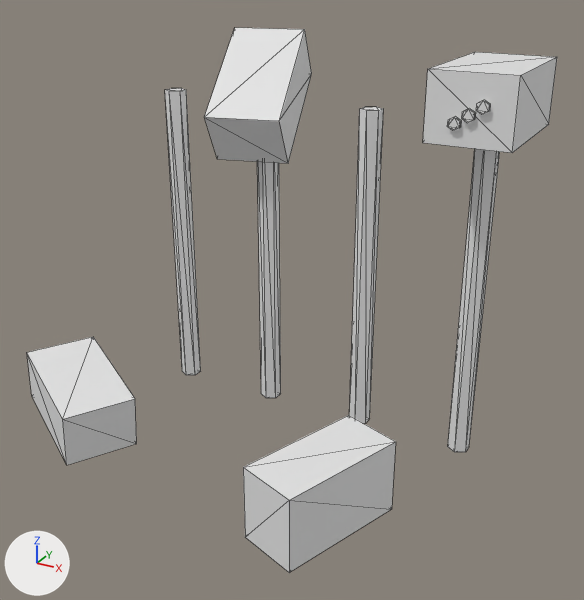
Two versions of the glTF model godot/assets3d/props/mailbox_row_broken.glb, one commit apart.
The view is the same before and after, from a 50 mm camera at (0.96, -1.883, 1.274) aimed at (0.02, -0.174, 0.42). Every picture has the same lights, and +X, +Y and +Z are marked at lower left. The picture after the commit comes second. Mesh edges are drawn as thin lines. Vertices at exactly the same position are counted once.

Objects in the first picture: 'ob'.
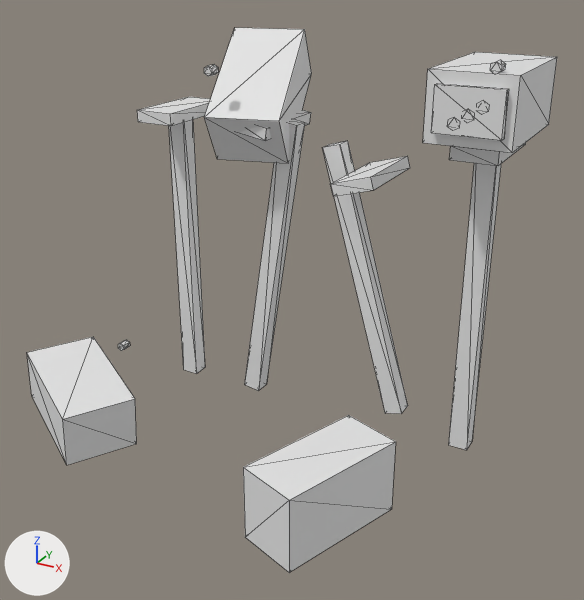
The newer file is also turned or shifted as a whole; pictures and numbers use the older file's frame.

What differs and where, as boxes (x1, y1, x2, y2) in the pictures (584 x 600 px):
part 1 of me_me_1969, added
    after: (169, 120, 205, 374)
part 2 of me_me_1969, added
    after: (137, 97, 210, 126)
part 3 of me_me_1969, added
    after: (449, 163, 501, 450)
part 4 of me_me_1969, added
    after: (449, 143, 526, 166)
part 5 of me_me_1969, added
    after: (431, 83, 509, 141)
part 6 of me_me_1969, added
    after: (118, 340, 130, 351)
part 7 of me_me_1969, added
    after: (204, 64, 218, 76)
part 8 of me_me_1969, added
    after: (490, 60, 505, 73)
part 9 of me_me_1969, rebuilt
    before: (257, 162, 281, 398)
    after: (245, 119, 305, 391)
part 10 of me_me_1969, deleted
    before: (165, 88, 201, 375)
part 11 of me_me_1969, deleted
    before: (349, 107, 384, 423)
part 12 of me_me_1969, deleted
    before: (448, 149, 500, 452)
part 13 of me_me_1969, added
    after: (239, 110, 410, 414)

Edits to the bpy script that builds the scene:
```text
Change me_me_1969:
    used by ob_ob; location = (0.0, 0.0, 0.0)
    remove me_me_1969.from_pydata(...)  # 124 vertices, 200 faces; spans x -0.755..0.55, y -0.637..0.255, z -0.023..1.063
    add me_me_1969.from_pydata(...)  # 184 vertices, 288 faces; spans x -0.755..0.55, y -0.637..0.255, z -0.023..1.063
    me_me_1969 part 1: a new loose piece, a box spanning x -0.476..-0.424, y -0.007..0.041, z 0.002..0.849
    me_me_1969 part 2: a new loose piece, a box spanning x -0.507..-0.393, y -0.105..0.14, z 0.822..0.855
    me_me_1969 part 3: a new loose piece, a box spanning x 0.424..0.476, y -0.007..0.041, z 0.002..0.849
    me_me_1969 part 4: a new loose piece, a box spanning x 0.394..0.507, y -0.105..0.14, z 0.822..0.855
    me_me_1969 part 5: a new loose piece, a box spanning x 0.373..0.529, y -0.184..-0.167, z 0.897..1.001
    me_me_1969 part 6: a new loose piece, a 6-sided cylinder along y spanning x -0.604..-0.582, y -0.164..-0.135, z 0.114..0.14
    me_me_1969 part 7: a new loose piece, a 6-sided cylinder along y spanning x -0.235..-0.213, y -0.164..-0.135, z 0.973..0.999
    me_me_1969 part 8: a new loose piece, a 6-sided cylinder along y spanning x 0.485..0.507, y -0.164..-0.135, z 1.027..1.053
    me_me_1969 part 9: the loose piece of 12 vertices spanning x -0.176..-0.124, y -0.03..0.03, z 0.0..0.9 is rebuilt with 8 vertices and now spans x -0.242..-0.058, y -0.007..0.041, z 0.003..0.847
    me_me_1969 part 10: the loose piece of 12 vertices spanning x -0.476..-0.424, y -0.03..0.03, z 0.0..0.9 is deleted
    me_me_1969 part 11: the loose piece of 12 vertices spanning x 0.124..0.176, y -0.03..0.03, z 0.0..0.9 is deleted
    me_me_1969 part 12: the loose piece of 12 vertices spanning x 0.424..0.476, y -0.03..0.03, z 0.0..0.9 is deleted
    me_me_1969 part 13
    16 vertices are added at x -0.208..0.282, y -0.105..0.041, z 0.046..0.864
    8 new vertices lie (0.0, 0.245, 0.0) away from vertices in x -0.208..0.209, y -0.105, z 0.695..0.864
    36 new faces join them
```
